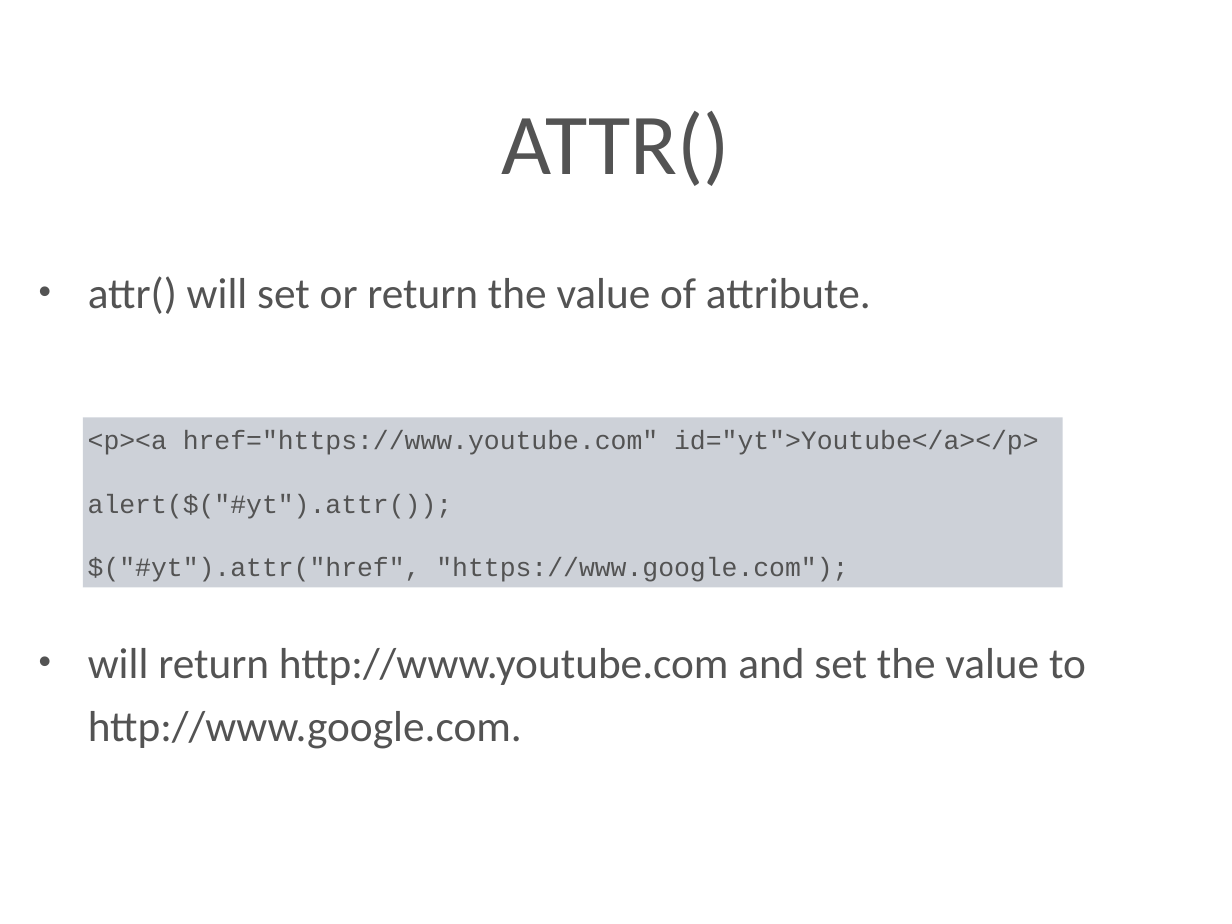
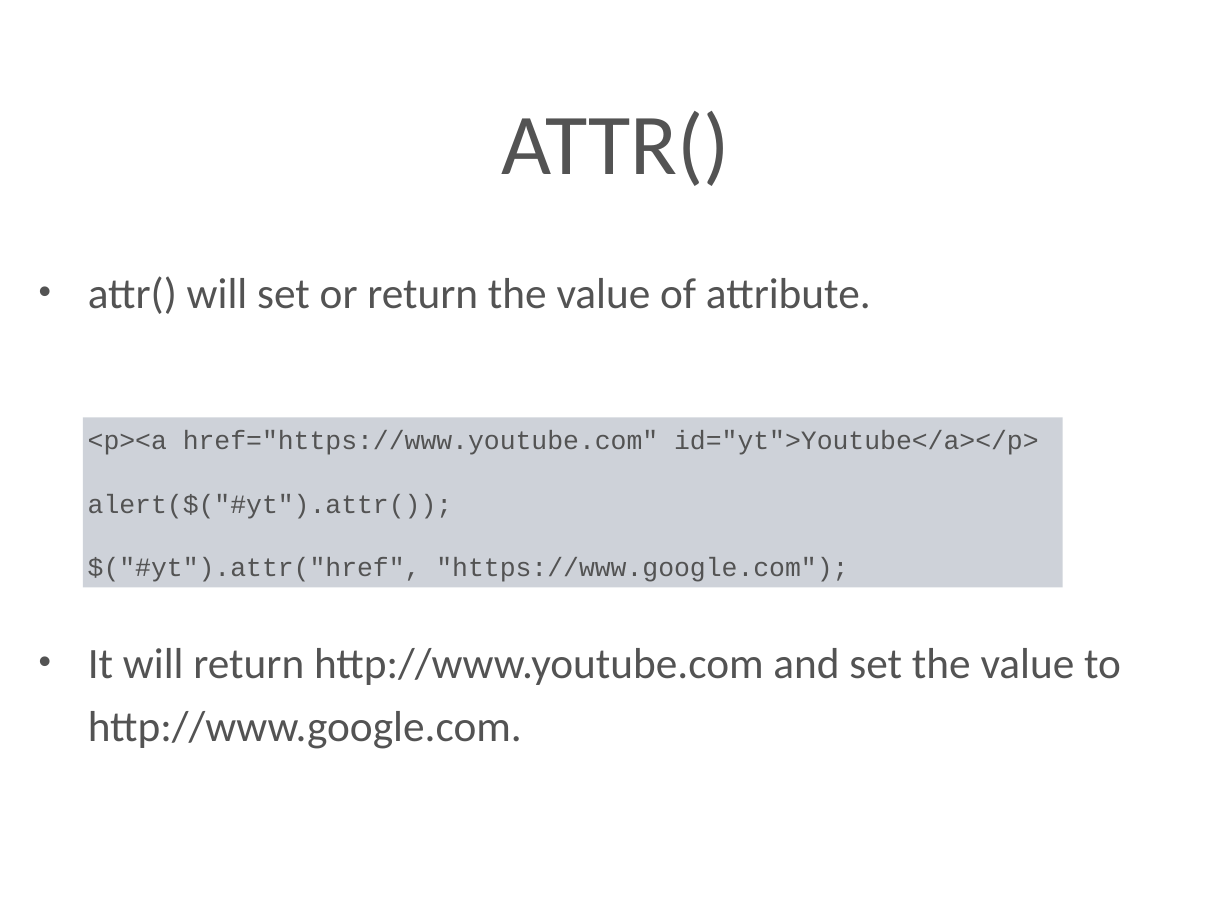
Before and after one commit to kenton-steiner18/Techtasks, a slide deck: slide 24 of presentation/jQuery.pptx (slide 25 before the commit). Drawn at 1232x924 pixels with LibreOffice and Linux fonts; fonts in the diff are those of the drawing; background and template pictures are left out. Boxes give left, top, right and bottom in pixels: in the first picture for what was removed or moved away, otherwise in the second. Text is boxed around its words. In the diff, an @@ line names an element or a change of style, - is before the commit and + after.

```diff
--- a/presentation/jQuery.pptx
+++ b/presentation/jQuery.pptx
@@ text at box(88, 648, 1121, 749): text changed @@
-• will return http://www.youtube.com and set the value to http://www.google.com.
+• It will return http://www.youtube.com and set the value to http://www.google.com.
```
Also in this commit, not shown: 27 other slides changed.
